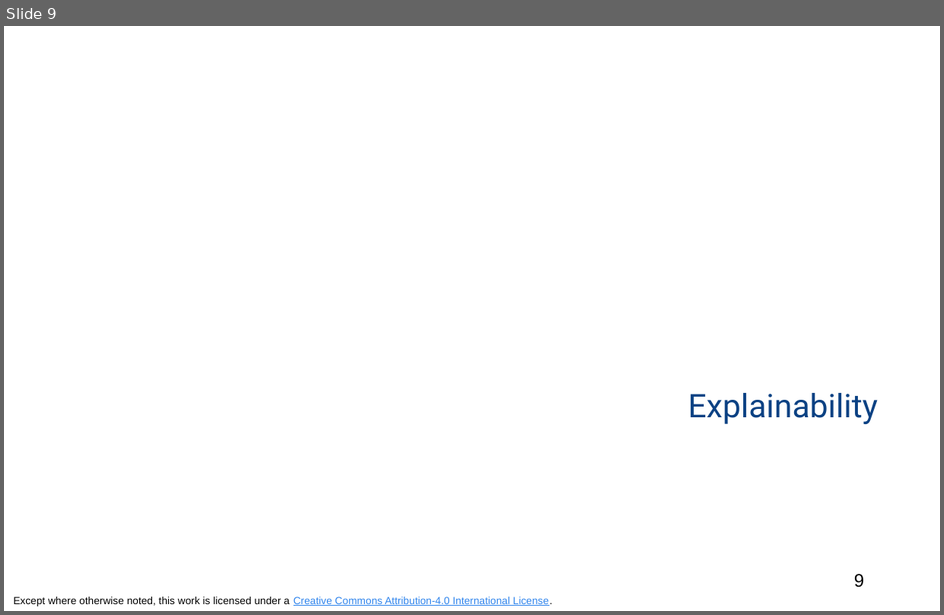
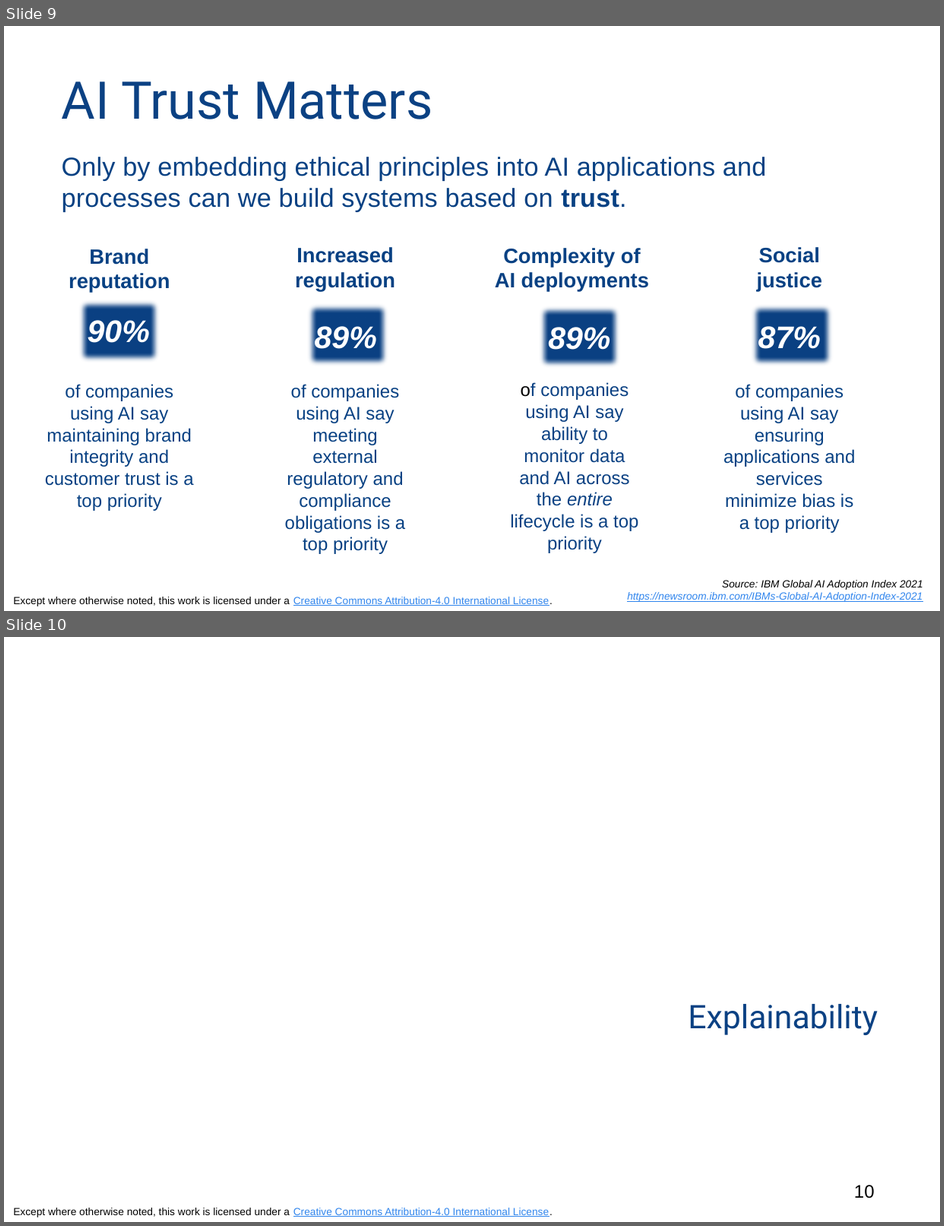
Before and after one commit to odpi/OpenDS4All, a slide deck: opends4all-resources/opends4all-ethics/AI-TRUST-Explainability-Aix360-intermediate.pptx. Shown one above the other, each under a label of ours: slide 9 before the commit, slides 9 and 10 after it. The pictures are 944x615 and 944x1226 pixels, drawn with LibreOffice and Linux fonts; fonts in the diff are those of the drawing. Boxes give left, top, right and bottom in pixels: in the first picture for what was removed or moved away, otherwise in the second. Text is boxed around its words. In the diff, an @@ line names an element or a change of style, - is before the commit and + after.

Commit message:
Updated Fairness and Explainability slide decks
Updated the AIF360 and AIX360 slide decks with updated 5 pillars of AI Trust

```diff
--- a/opends4all-resources/opends4all-ethics/AI-TRUST-Explainability-Aix360-intermediate.pptx
+++ b/opends4all-resources/opends4all-ethics/AI-TRUST-Explainability-Aix360-intermediate.pptx
@@ slide 9 added at <box>4,26,940,611</box>, background #FFFFFF; not listed: 1 template element that a slide beside it also shows @@
@@ title added at <box>62,81,433,119</box>, 40 pt, text #0B4183 @@
+AI Trust Matters
@@ text added at <box>62,157,766,211</box>, 20 pt, text #084183 @@
+Only by embedding ethical principles into AI applications and processes can we build systems based on trust.
@@ text added at <box>69,249,170,293</box>, 16 pt, text #084183, bold @@
+Brand
+reputation
@@ text added at <box>295,247,395,291</box>, 16 pt, text #084183, bold @@
+Increased
+regulation
@@ text added at <box>495,248,649,292</box>, 16 pt, text #084183, bold @@
+Complexity of AI deployments
@@ text added at <box>757,247,823,291</box>, 16 pt, text #084183, bold @@
+Social
+justice
@@ rectangle added at <box>77,299,161,364</box>, fill #0B4183, outline #083061 2 pt @@
@@ text added at <box>88,320,150,343</box>, 24 pt, text #FFFFFF, bold, italic @@
+90%
@@ rectangle added at <box>306,302,390,368</box>, fill #0B4183, outline #083061 2 pt @@
@@ rectangle added at <box>538,304,622,370</box>, fill #0B4183, outline #083061 2 pt @@
@@ rectangle added at <box>750,302,835,368</box>, fill #0B4183, outline #083061 2 pt @@
@@ text added at <box>315,326,377,349</box>, 24 pt, text #FFFFFF, bold, italic @@
+89%
@@ text added at <box>548,327,610,350</box>, 24 pt, text #FFFFFF, bold, italic @@
+89%
@@ text added at <box>759,326,821,349</box>, 24 pt, text #FFFFFF, bold, italic @@
+87%
@@ text added at <box>45,384,193,511</box>, 14 pt, text #084183 @@
+of companies using AI say maintaining brand integrity and customer trust is a top priority
@@ text added at <box>285,384,405,554</box>, 14 pt, text #084183 @@
+of companies using AI say meeting external regulatory and compliance obligations is a top priority
@@ text added at <box>510,382,639,553</box>, 14 pt, text #0B4183 @@
+of companies using AI say ability to monitor data and AI across the entire lifecycle is a top priority
@@ text added at <box>724,384,855,533</box>, 14 pt, text #084183 @@
+of companies using AI say ensuring applications and services minimize bias is a top priority
@@ text added at <box>627,580,924,602</box>, 8 pt, text #3085ED, italic, underline @@
+Source: IBM Global AI Adoption Index 2021
+https://newsroom.ibm.com/IBMs-Global-AI-Adoption-Index-2021
@@ what was slide 9 is now slide 10 @@
@@ page number at <box>854,1185,875,1199</box>: text changed @@
-9
+10
```
Also in this commit, not shown: 6 slides changed, 1 other slide added, 1 slide removed, 1 other file.
